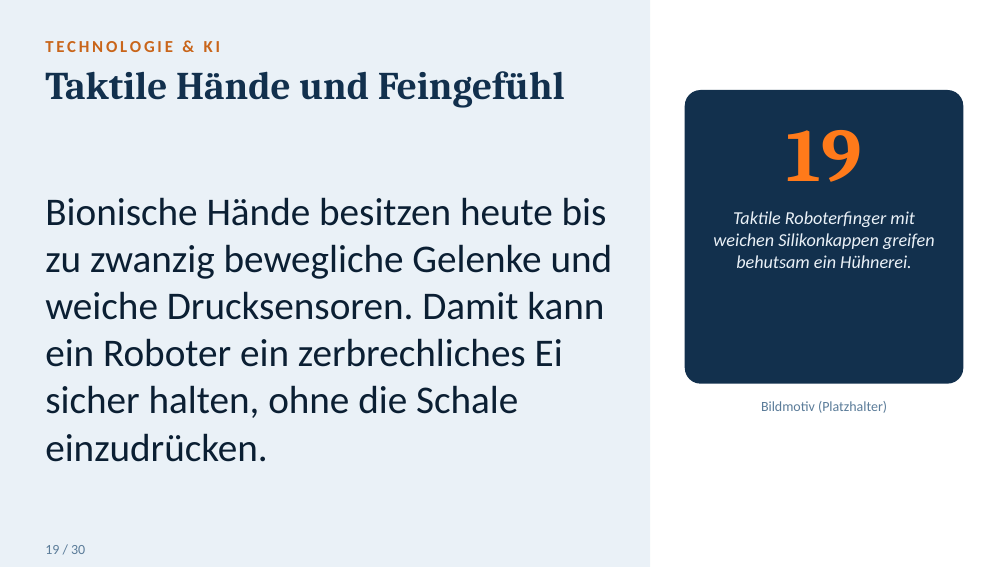
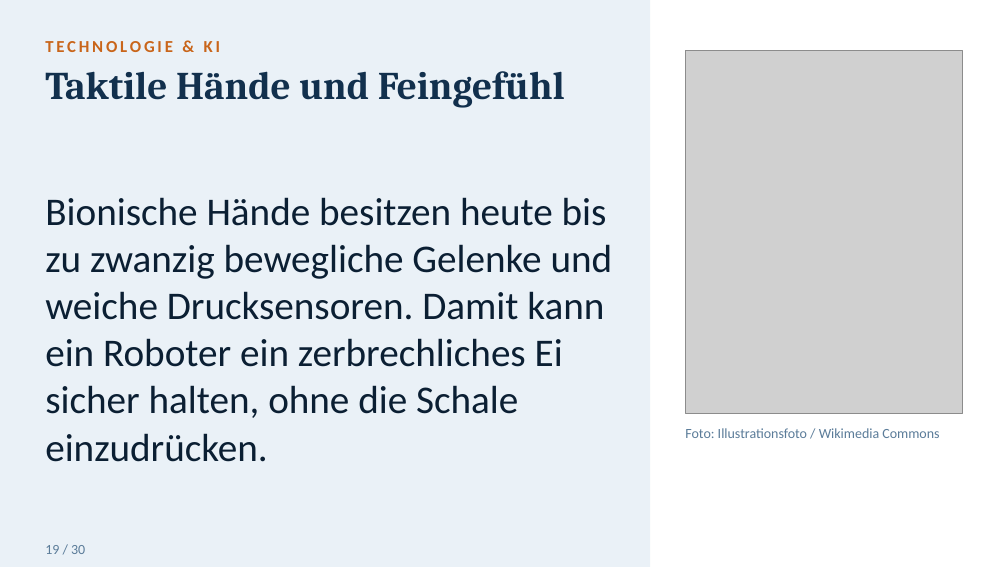
Before and after one commit to toshkaraf/tagesf-rderst-tte, a slide deck: slide 20 of Humanoide_Roboter_gross.pptx. Drawn at 1008x567 pixels with LibreOffice and Linux fonts; fonts in the diff are those of the drawing; grey boxes stand for pictures. Boxes give left, top, right and bottom in pixels: in the first picture for what was removed or moved away, otherwise in the second. Text is boxed around its words. In the diff, an @@ line names an element or a change of style, - is before the commit and + after.

```diff
--- a/Humanoide_Roboter_gross.pptx
+++ b/Humanoide_Roboter_gross.pptx
@@ picture added at [685, 50, 963, 413] @@
@@ rounded rectangle removed at [685, 91, 963, 383] @@
@@ text removed at [787, 130, 862, 182] @@
-19
@@ text removed at [713, 211, 935, 268] @@
-Taktile Roboterfinger mit weichen Silikonkappen greifen behutsam ein Hühnerei.
@@ text removed at [761, 401, 887, 413] @@
-Bildmotiv (Platzhalter)
@@ text added at [685, 428, 939, 438], 10 pt, text #5B7C99 @@
+Foto: Illustrationsfoto / Wikimedia Commons
```
Also in this commit, not shown: 12 other slides changed.
